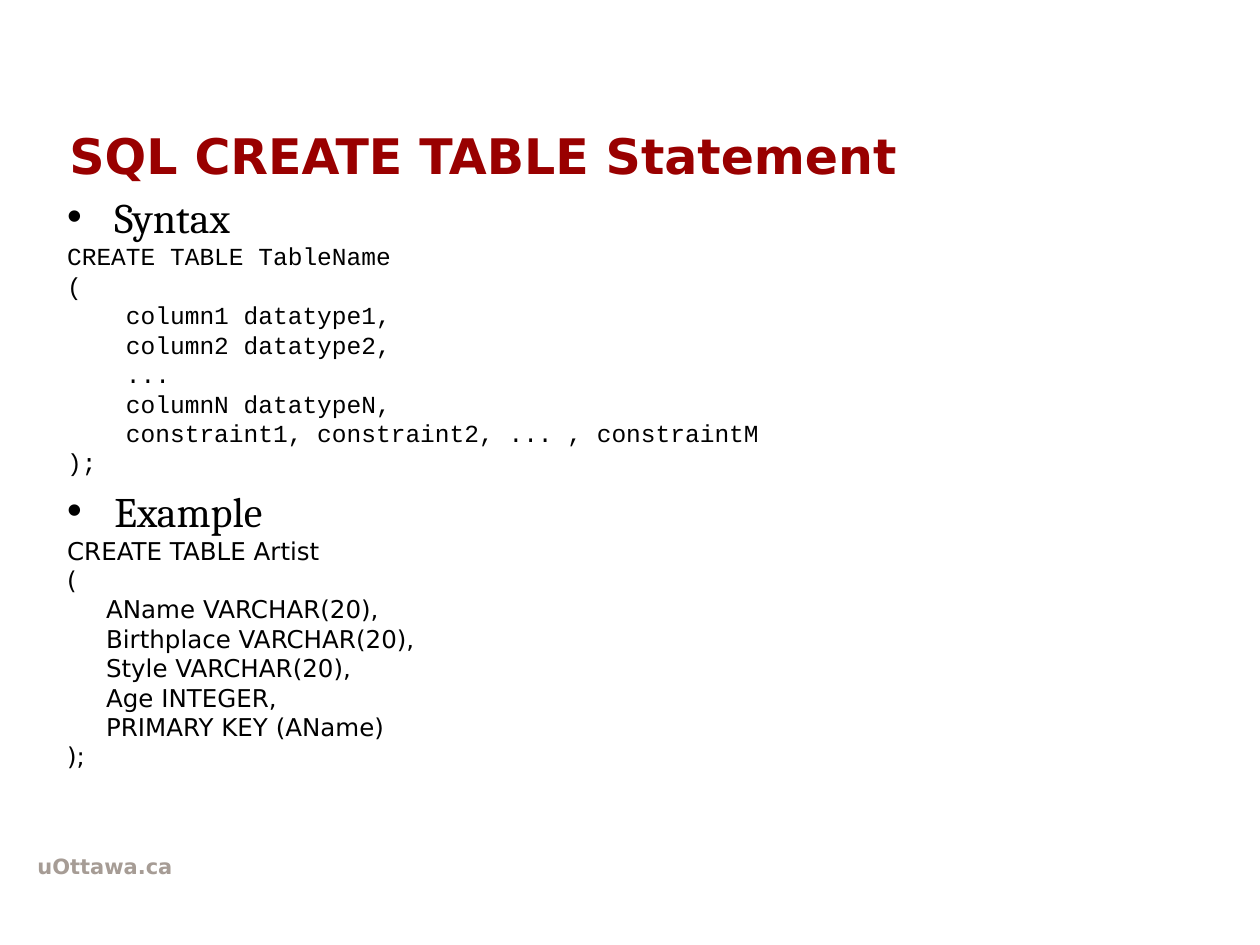
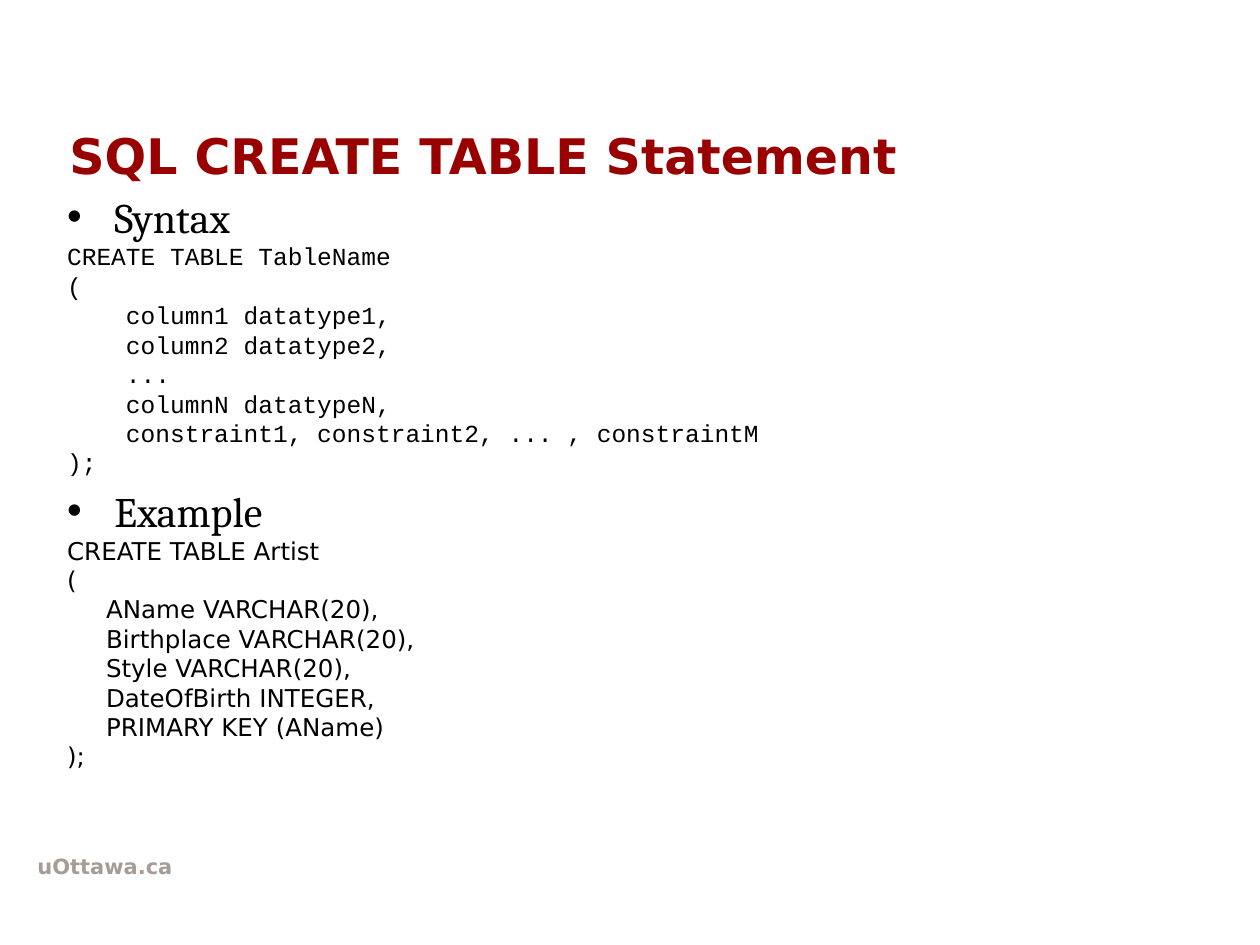
Before and after one commit to rkhal101/CSI2132-Databases-I, a slide deck: slide 6 of labs/lab2/lab2.pptx. Drawn at 1260x945 pixels with LibreOffice and Linux fonts; fonts in the diff are those of the drawing; background and template pictures are left out. Boxes give left, top, right and bottom in pixels: in the first picture for what was removed or moved away, otherwise in the second. Text is boxed around its words. In the diff, an @@ line names an element or a change of style, - is before the commit and + after.

```diff
--- a/labs/lab2/lab2.pptx
+++ b/labs/lab2/lab2.pptx
@@ text at bbox=[106, 688, 374, 710]: text changed @@
-Age INTEGER,
+DateOfBirth INTEGER,
```
Also in this commit, not shown: 2 other slides changed, 1 other file.
